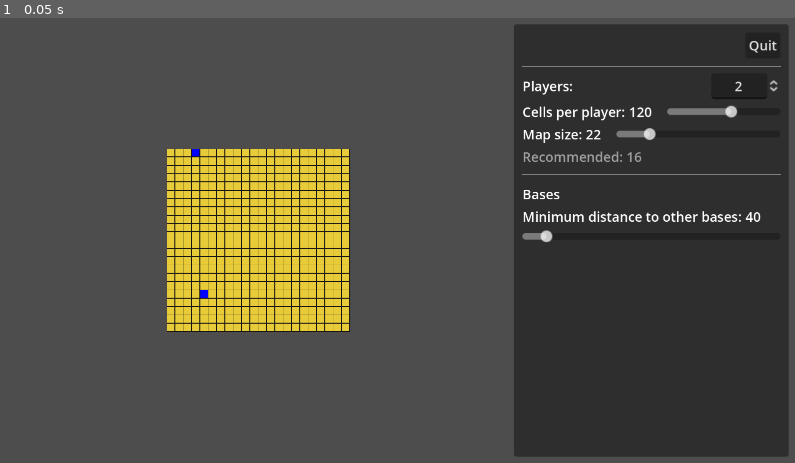
Above: before the commit, frame 1.
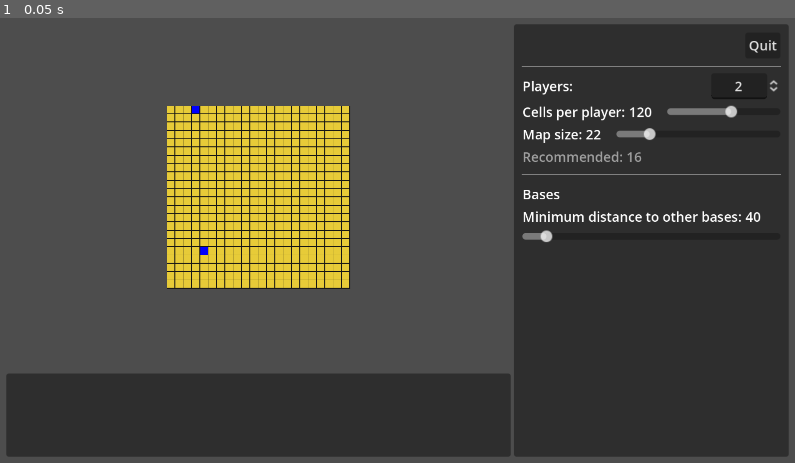
Above: after the commit, the same moment.

Repository: wadcom/kisarra-mapgen
Game: Godot game, scene res://main.tscn
The game is run twice, just before and just after one commit, with the same random seed, the same clock (stepped at 60 frames per second) and the same inputs.
Inputs:
- Up to frame 1 (0.05 s): no input

The runs differ from the first frame. In frame 1, 18% of the frame differs, in the area x 0-65%, y 19-99%.

Commit message:
Add diagnostics panel

Diff:
--- a/main.tscn
+++ b/main.tscn
@@ -19,14 +19,36 @@
 [node name="HBoxContainer" type="HBoxContainer" parent="."]
 layout_mode = 2
 
-[node name="CenteredArea" type="CenterContainer" parent="HBoxContainer"]
+[node name="VBoxContainer" type="VBoxContainer" parent="HBoxContainer"]
+layout_mode = 2
+size_flags_horizontal = 3
+
+[node name="CenteredArea" type="CenterContainer" parent="HBoxContainer/VBoxContainer"]
 clip_contents = true
 layout_mode = 2
 size_flags_horizontal = 3
+size_flags_vertical = 3
 
-[node name="MapArea" parent="HBoxContainer/CenteredArea" instance=ExtResource("2_rts0s")]
+[node name="MapArea" parent="HBoxContainer/VBoxContainer/CenteredArea" instance=ExtResource("2_rts0s")]
 unique_name_in_owner = true
 layout_mode = 2
+
+[node name="PanelContainer" type="PanelContainer" parent="HBoxContainer/VBoxContainer"]
+layout_mode = 2
+
+[node name="ScrollContainer" type="ScrollContainer" parent="HBoxContainer/VBoxContainer/PanelContainer"]
+custom_minimum_size = Vector2(2.08165e-12, 100)
+layout_mode = 2
+
+[node name="DiagnosticsText" type="RichTextLabel" parent="HBoxContainer/VBoxContainer/PanelContainer/ScrollContainer"]
+unique_name_in_owner = true
+layout_mode = 2
+size_flags_horizontal = 3
+size_flags_vertical = 3
+theme_override_colors/default_color = Color(1, 0.237517, 0.181108, 1)
+text = "asd
+zxc
+"
 
 [node name="Panel" type="PanelContainer" parent="HBoxContainer"]
 layout_mode = 2
--- a/map_area.gd
+++ b/map_area.gd
@@ -10,9 +10,10 @@
 func update_parameters(params):
 	custom_minimum_size = Vector2.ONE * _globals.PIXELS_PER_CELL_SIDE * params.map_size
 
+	%DiagnosticsText.clear()
+
 	_setup_ground_cells(params)
 	_setup_bases(params)
-
 
 
 func _setup_ground_cells(params):
@@ -41,6 +42,10 @@
 	available.shuffle()
 
 	for i in params.players_qty:
+		if available.size() == 0:
+			%DiagnosticsText.add_text("No cells available to place a base\n")
+			break
+
 		var p = available.pop_back()
 
 		var base = base_cell_prefab.instantiate()
